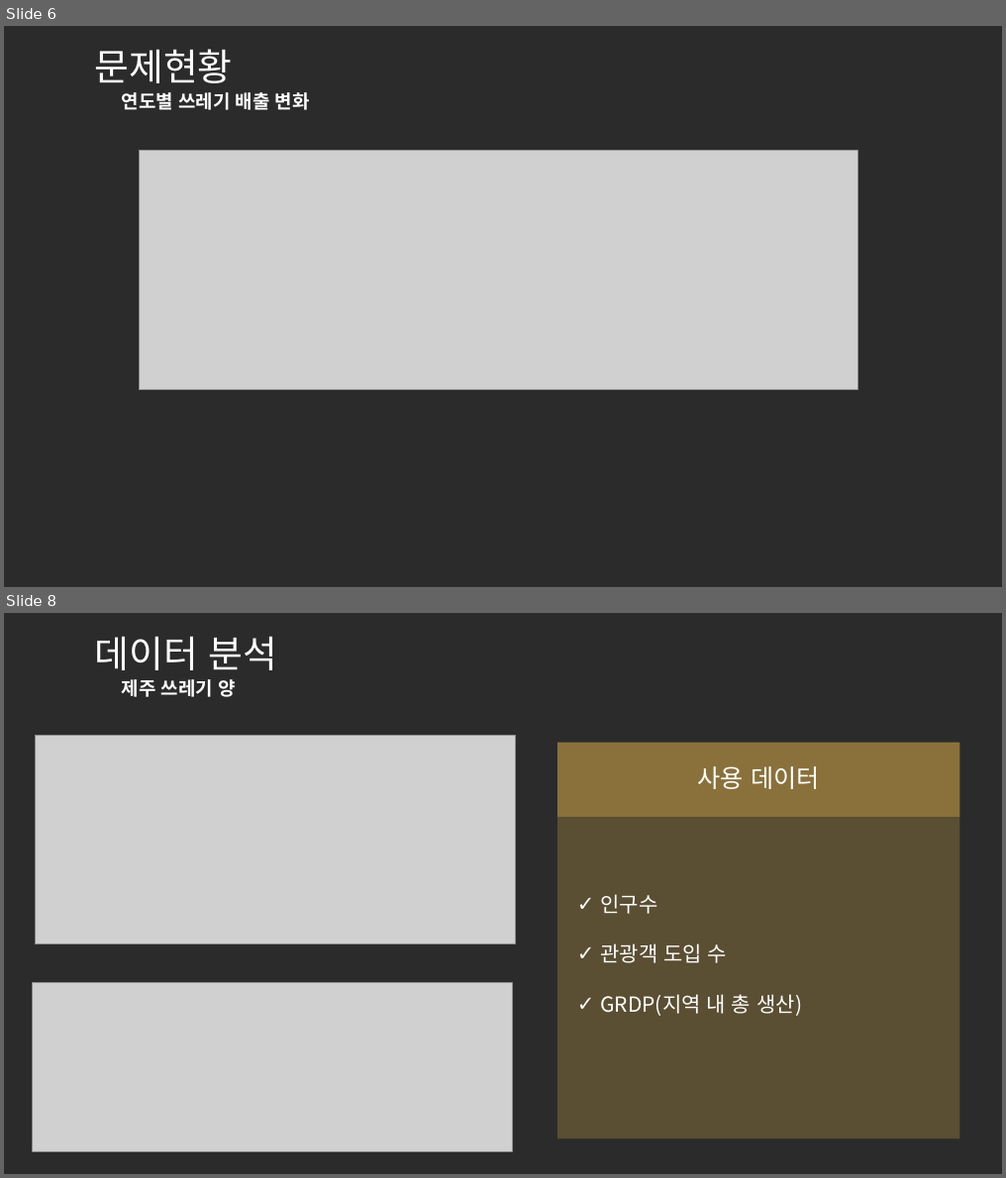
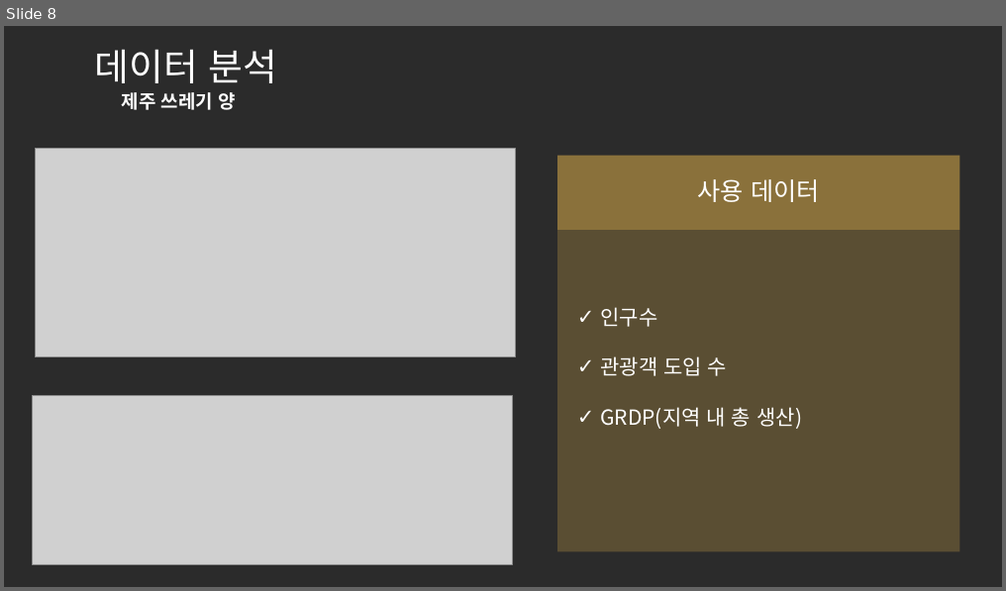
Before and after one commit to so-jeong0127/Python-Project, a slide deck: 3조_1차_재활용도움센터 위치 선정.pptx. Shown one above the other, each under a label of ours: slides 6 and 8 before the commit, slide 8 after it; the slides between them are not shown. The pictures are 1006x1178 and 1006x591 pixels, drawn with LibreOffice and Linux fonts; fonts in the diff are those of the drawing; grey boxes stand for pictures; background and template pictures are left out; a plain dark background stands for a picture behind light text. Boxes give left, top, right and bottom in pixels: in the first picture for what was removed or moved away, otherwise in the second. Text is boxed around its words. In the diff, an @@ line names an element or a change of style, - is before the commit and + after.

```diff
--- a/3조_1차_재활용도움센터 위치 선정.pptx
+++ b/3조_1차_재활용도움센터 위치 선정.pptx
@@ slide 6 removed at box(4, 26, 1002, 587), background picture (left out) @@
@@ title removed at box(95, 49, 233, 83) @@
-문제현황
@@ text removed at box(122, 92, 310, 110) @@
-연도별 쓰레기 배출 변화
@@ picture removed at box(139, 151, 858, 390) @@
```
Also in this commit, not shown: 8 slides changed, 1 slide added, 1 other slide removed.
